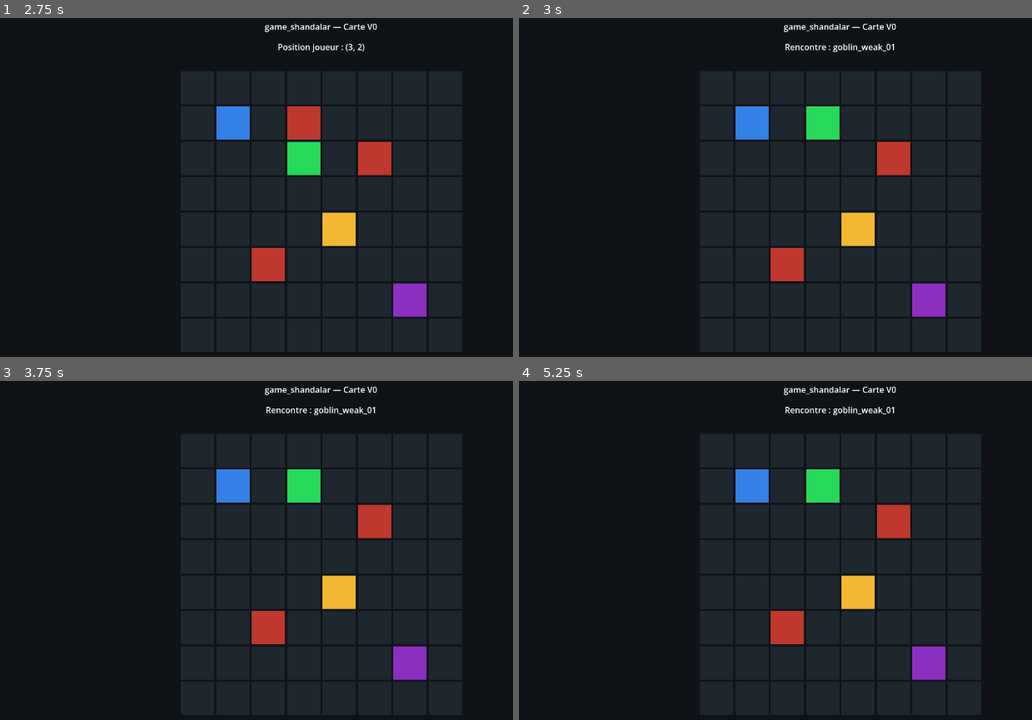
Above: before the commit, frames 1-4 (two rows, left to right).
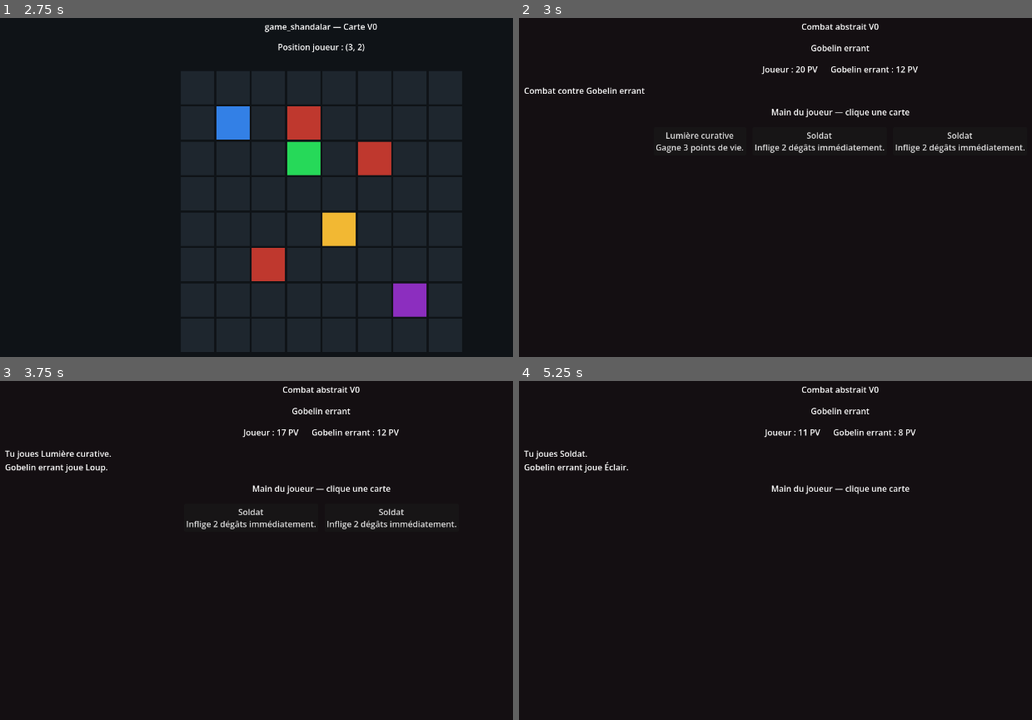
Above: after the commit, the same moments.

Repository: ludowww/game_shandalar
Game: Godot game, scene res://scenes/main/Main.tscn
The game is run twice, just before and just after one commit, with the same random seed, the same clock (stepped at 60 frames per second) and the same inputs.
Inputs (mouse positions are in pixels of both pictures, inside the frame that each line leads up to):
- Up to frame 1 (2.75 s): tap Enter at 0.5, 2 s; hold Right (move_right) 0.53-1.28 s; tap Space at 1.25 s; hold Down (move_down) 1.28-2.03 s; hold Right (move_right) from 2.03 s (still down)
- Up to frame 2 (3 s): tap Space at 2.75 s; release Right (move_right) at 2.78 s; hold Up (move_up) from 2.78 s (still down)
- Up to frame 3 (3.75 s): release Up (move_up) at 3.5 s; click (179, 503) at 3.5 s, where only the run after the commit has a clickable "Lumière curative Gagne 3 poin…"
- Up to frame 4 (5.25 s): click (770, 516) at 4.25 s, where only the run after the commit has a clickable "Soldat Inflige 2 dégâts imméd…"; click (842, 516) at 5 s, where only the run after the commit has a clickable "Soldat Inflige 2 dégâts imméd…"

Frame 1 is identical in both runs. In frame 2, 39% of the frame differs, in the area x 0-99%, y 1-99%; in frame 3, 39%; in frame 4, 41%, in the area x 0-91%, y 1-99%.

Commit message:
feat: connect world map and battle flow

Diff:
--- a/scenes/battle/BattleScene.tscn
+++ b/scenes/battle/BattleScene.tscn
@@ -78,3 +78,8 @@
 layout_mode = 2
 theme_override_constants/separation = 12
 alignment = 1
+
+[node name="ReturnButton" type="Button" parent="RootMargin/VBox"]
+unique_name_in_owner = true
+layout_mode = 2
+text = "Retour carte"
--- a/scenes/main/Main.tscn
+++ b/scenes/main/Main.tscn
@@ -1,7 +1,6 @@
-[gd_scene load_steps=3 format=3 uid="uid://mainv0shandalar"]
+[gd_scene load_steps=2 format=3 uid="uid://mainv0shandalar"]
 
 [ext_resource type="Script" path="res://scripts/main/Main.gd" id="1_main"]
-[ext_resource type="PackedScene" path="res://scenes/world/WorldMap.tscn" id="2_worldmap"]
 
 [node name="Main" type="Control"]
 layout_mode = 3
@@ -11,6 +10,3 @@
 grow_horizontal = 2
 grow_vertical = 2
 script = ExtResource("1_main")
-
-[node name="WorldMap" parent="." instance=ExtResource("2_worldmap")]
-layout_mode = 1
--- a/scripts/battle/BattleController.gd
+++ b/scripts/battle/BattleController.gd
@@ -1,4 +1,6 @@
 extends Control
+
+signal battle_finished
 
 const Deck = preload("res://scripts/battle/Deck.gd")
 const Combatant = preload("res://scripts/battle/Combatant.gd")
@@ -10,19 +12,23 @@
 var player := Combatant.new()
 var enemy := Combatant.new()
 var ai := SimpleAI.new()
-var battle_finished := false
+var battle_finished_state := false
 
 @onready var player_life_label: Label = %PlayerLifeLabel
 @onready var enemy_life_label: Label = %EnemyLifeLabel
 @onready var enemy_name_label: Label = %EnemyNameLabel
 @onready var hand_container: HBoxContainer = %HandContainer
 @onready var log_label: Label = %LogLabel
+@onready var return_button: Button = %ReturnButton
 
 func _ready() -> void:
+	return_button.pressed.connect(_on_return_button_pressed)
+	return_button.visible = false
 	start_battle(GameState.current_enemy_id)
 
 func start_battle(enemy_id: String) -> void:
-	battle_finished = false
+	battle_finished_state = false
+	GameState.last_battle_won = false
 	card_database = build_card_database(DataLoader.load_cards())
 	decks = DataLoader.load_decks()
 	enemies_by_id = build_enemy_database(DataLoader.load_enemies())
@@ -30,6 +36,7 @@
 	var enemy_data: Dictionary = enemies_by_id.get(enemy_id, {})
 	if enemy_data.is_empty():
 		log_label.text = "Erreur : ennemi inconnu %s" % enemy_id
+		return_button.visible = true
 		return
 
 	var player_deck_ids: Array = GameState.player_deck
@@ -55,7 +62,7 @@
 	return result
 
 func play_player_card(card_index: int) -> void:
-	if battle_finished:
+	if battle_finished_state:
 		return
 
 	var card = player.play_card(card_index, card_database, enemy)
@@ -86,15 +93,20 @@
 
 func check_battle_end() -> bool:
 	if enemy.is_dead():
-		battle_finished = true
+		battle_finished_state = true
+		GameState.last_battle_won = true
 		GameState.player_life = player.life
+		GameState.mark_encounter_defeated(GameState.current_enemy_id)
 		log_label.text += "\nVictoire."
+		return_button.visible = true
 		return true
 	if player.is_dead():
-		battle_finished = true
+		battle_finished_state = true
+		GameState.last_battle_won = false
 		GameState.player_life = 0
 		GameState.finish_run(false)
 		log_label.text += "\nDéfaite."
+		return_button.visible = true
 		return true
 	return false
 
@@ -111,5 +123,9 @@
 		var card: Dictionary = card_database.get(card_id, {})
 		var button := Button.new()
 		button.text = "%s\n%s" % [str(card.get("name", card_id)), str(card.get("text", ""))]
+		button.disabled = battle_finished_state
 		button.pressed.connect(func(): play_player_card(i))
 		hand_container.add_child(button)
+
+func _on_return_button_pressed() -> void:
+	battle_finished.emit()
--- a/scripts/core/GameState.gd
+++ b/scripts/core/GameState.gd
@@ -7,6 +7,8 @@
 var current_enemy_id := ""
 var current_tile_type := ""
 var reward_pending := false
+var pending_reward_pool := ""
+var last_battle_won := false
 var run_finished := false
 var run_won := false
 var cards_added := 0
@@ -19,6 +21,8 @@
 	current_enemy_id = ""
 	current_tile_type = ""
 	reward_pending = false
+	pending_reward_pool = ""
+	last_battle_won = false
 	run_finished = false
 	run_won = false
 	cards_added = 0
--- a/scripts/main/Main.gd
+++ b/scripts/main/Main.gd
@@ -1,4 +1,30 @@
 extends Control
+
+const WORLD_MAP_SCENE := preload("res://scenes/world/WorldMap.tscn")
+const BATTLE_SCENE := preload("res://scenes/battle/BattleScene.tscn")
+
+var current_scene: Node = null
 
 func _ready() -> void:
 	print("game_shandalar V0: Main scene loaded")
+	show_world_map()
+
+func show_world_map() -> void:
+	_replace_scene(WORLD_MAP_SCENE)
+	if current_scene.has_signal("battle_requested"):
+		current_scene.battle_requested.connect(show_battle)
+
+func show_battle() -> void:
+	_replace_scene(BATTLE_SCENE)
+	if current_scene.has_signal("battle_finished"):
+		current_scene.battle_finished.connect(show_world_map)
+
+func _replace_scene(scene: PackedScene) -> void:
+	if current_scene != null:
+		current_scene.queue_free()
+
+	for child in get_children():
+		child.queue_free()
+
+	current_scene = scene.instantiate()
+	add_child(current_scene)
--- a/scripts/world/WorldMap.gd
+++ b/scripts/world/WorldMap.gd
@@ -1,4 +1,6 @@
 extends Control
+
+signal battle_requested
 
 const TILE_SIZE := 64
 const TILE_GAP := 4
@@ -13,6 +15,7 @@
 var map_width := 0
 var map_height := 0
 var current_map_data: Dictionary = {}
+var enemies_by_id: Dictionary = {}
 
 @onready var grid: GridContainer = %MapGrid
 @onready var status_label: Label = %StatusLabel
@@ -24,12 +27,16 @@
 		status_label.text = "Erreur : impossible de charger data/map_mvp.json"
 		return
 
+	enemies_by_id = build_enemy_database(DataLoader.load_enemies())
 	current_map_data = map_data
 	build_grid(map_data)
 	var start_position: Array = map_data.get("start_position", [1, 1])
-	player_token.set_grid_position(Vector2i(int(start_position[0]), int(start_position[1])))
-	handle_tile_entered(GameState.player_position)
-	status_label.text = "Carte MVP 8x8 chargée — déplace-toi avec les flèches ou ZQSD."
+	if GameState.player_position == Vector2i.ZERO:
+		GameState.player_position = Vector2i(int(start_position[0]), int(start_position[1]))
+	player_token.set_grid_position(GameState.player_position)
+	refresh_after_battle_if_needed()
+	if status_label.text == "Chargement de la carte...":
+		status_label.text = "Carte MVP 8x8 chargée — déplace-toi avec les flèches ou ZQSD."
 
 func _unhandled_input(event: InputEvent) -> void:
 	if event.is_echo():
@@ -81,10 +88,20 @@
 			if GameState.is_encounter_defeated(GameState.current_enemy_id):
 				status_label.text = "Rencontre déjà vaincue : %s" % GameState.current_enemy_id
 			else:
+				var enemy_data := get_enemy_data(GameState.current_enemy_id)
+				GameState.pending_reward_pool = str(tile.get("reward_pool", ""))
+				if GameState.pending_reward_pool == "":
+					GameState.pending_reward_pool = str(enemy_data.get("reward_pool", ""))
 				status_label.text = "Rencontre : %s" % GameState.current_enemy_id
+				battle_requested.emit()
 		"boss":
 			GameState.current_enemy_id = str(tile.get("enemy_id", ""))
-			status_label.text = "Boss : %s" % GameState.current_enemy_id
+			if GameState.is_encounter_defeated(GameState.current_enemy_id):
+				status_label.text = "Boss déjà vaincu : %s" % GameState.current_enemy_id
+			else:
+				GameState.pending_reward_pool = ""
+				status_label.text = "Boss : %s" % GameState.current_enemy_id
+				battle_requested.emit()
 		"reward":
 			GameState.current_enemy_id = ""
 			GameState.reward_pending = true
@@ -92,6 +109,23 @@
 		_:
 			GameState.current_enemy_id = ""
 			status_label.text = "Position joueur : (%d, %d)" % [grid_position.x, grid_position.y]
+
+func refresh_after_battle_if_needed() -> void:
+	if GameState.last_battle_won and GameState.current_enemy_id != "":
+		GameState.mark_encounter_defeated(GameState.current_enemy_id)
+		status_label.text = "Victoire : %s vaincu." % GameState.current_enemy_id
+		GameState.last_battle_won = false
+	elif GameState.run_finished and not GameState.run_won:
+		status_label.text = "Défaite — run terminée."
+
+func build_enemy_database(enemies_data: Array) -> Dictionary:
+	var result := {}
+	for enemy_data in enemies_data:
+		result[str(enemy_data.get("id", ""))] = enemy_data
+	return result
+
+func get_enemy_data(enemy_id: String) -> Dictionary:
+	return enemies_by_id.get(enemy_id, {})
 
 func get_tile_at_position(grid_position: Vector2i) -> Dictionary:
 	for tile in current_map_data.get("tiles", []):
@@ -105,6 +139,8 @@
 func get_tile_type(map_data: Dictionary, x: int, y: int) -> String:
 	for tile in map_data.get("tiles", []):
 		if int(tile.get("x", -1)) == x and int(tile.get("y", -1)) == y:
+			if tile.get("enemy_id", "") != "" and GameState.is_encounter_defeated(str(tile.get("enemy_id", ""))):
+				return "empty"
 			return str(tile.get("type", "empty"))
 	return "empty"
 
Not shown, changed: README.md
Not shown, added: tests/test_battle_flow_static.py
Not shown, changed: tests/test_world_map_static.py
